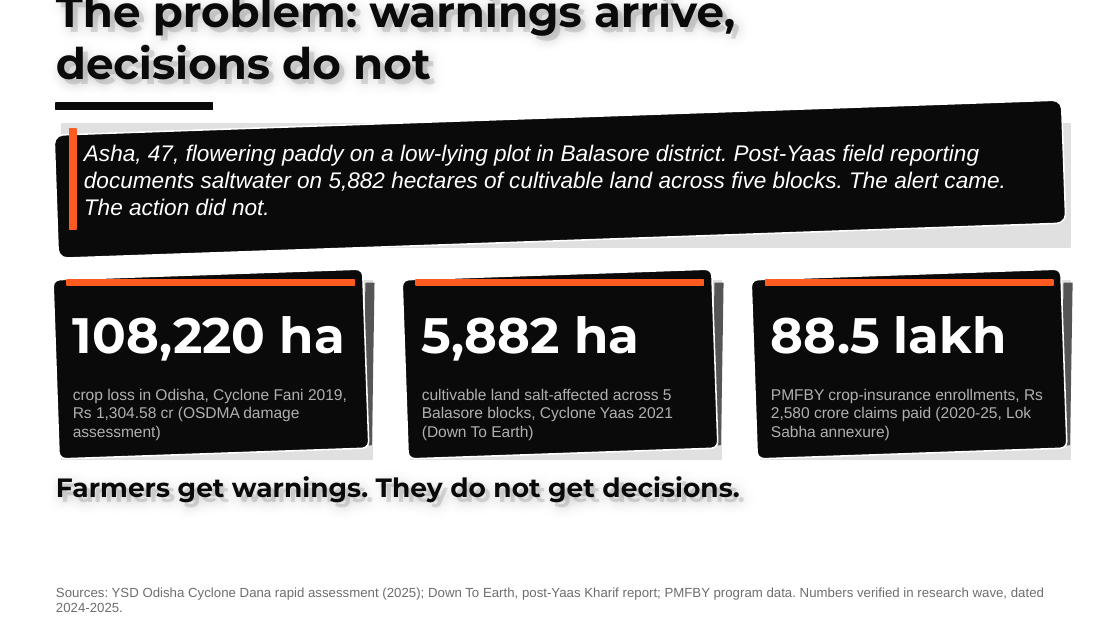
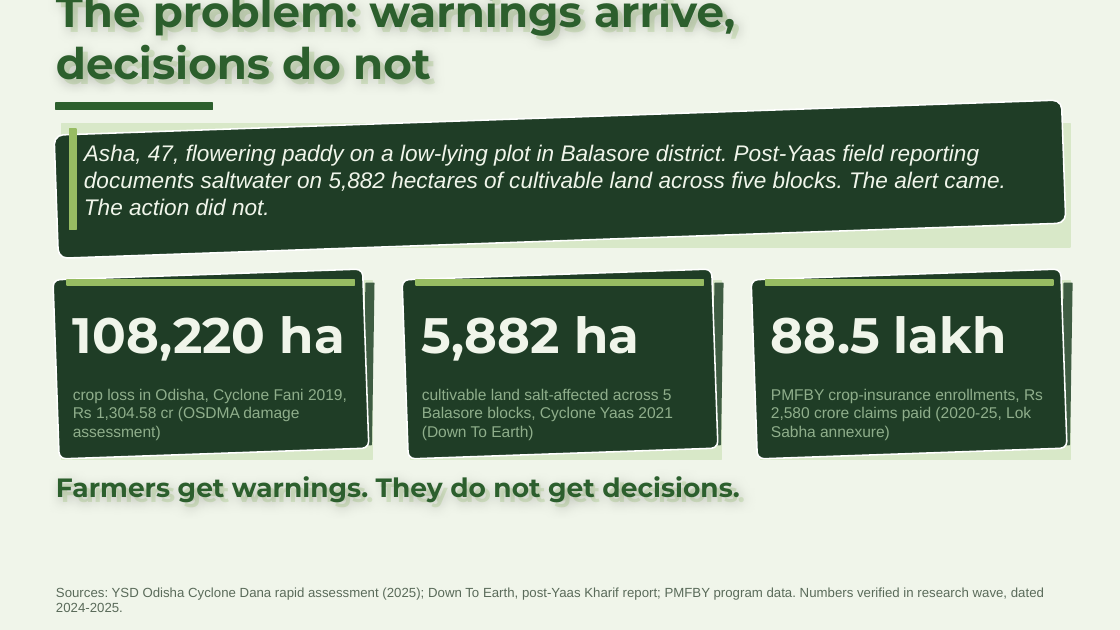
Before and after one commit to harshgounder/craft-n-code, a slide deck: slide 2 of scaffold/deck/KrishiSetu-Round0-20260816.pptx. Drawn at 1120x630 pixels with LibreOffice and Linux fonts; fonts in the diff are those of the drawing. Boxes give left, top, right and bottom in pixels: in the first picture for what was removed or moved away, otherwise in the second. Text is boxed around its words. In the diff, an @@ line names an element or a change of style, - is before the commit and + after.

```diff
--- a/scaffold/deck/KrishiSetu-Round0-20260816.pptx
+++ b/scaffold/deck/KrishiSetu-Round0-20260816.pptx
@@ background #FFFFFF to #F0F5EA @@
@@ text "The problem: warnings arrive, decisions ..." at (56,0,740,81): text colour #0A0A0A to #2C5F2D @@
@@ text "The problem: warnings arrive, decisions ..." at (61,0,735,81): text colour #E0E0E0 to #D8E8C8 @@
@@ rectangle at (56,103,213,110): fill #0A0A0A to #2C5F2D; outline #0A0A0A 1 pt to #2C5F2D 1 pt @@
@@ fill #0A0A0A to #1F3D26 in 4 elements at (54,100,1066,258), (53,269,369,459), (402,269,719,459), (751,269,1067,459) @@
@@ fill #E0E0E0 to #D8E8C8; outline #E0E0E0 1 pt to #D8E8C8 1 pt in 4 elements at (63,123,1071,246), (63,280,373,459), (411,280,721,459), (760,280,1071,459) @@
@@ fill #FF5A1F to #97BC62; outline #FF5A1F 1 pt to #97BC62 1 pt in 4 elements at (69,129,76,230), (67,280,355,284), (417,280,704,284), (765,280,1053,284) @@
@@ fill #555555 to #3E5C42; outline #555555 1 pt to #3E5C42 1 pt in 3 elements at (364,283,374,445), (712,283,722,445), (1062,283,1072,445) @@
@@ text colour #FFFFFF to #F0F5EA in 4 elements at (84,144,1005,216), (73,316,345,361), (422,316,639,361), (771,316,1007,354) @@
@@ text colour #B0B0B0 to #8FAE8B in 3 elements at (73,389,347,440), (422,389,673,440), (771,389,1043,440) @@
@@ text "Farmers get warnings. They do ..." at (56,476,745,503): text colour #0A0A0A to #2C5F2D @@
@@ text "Farmers get warnings. They do ..." at (61,476,739,503): text colour #E0E0E0 to #D8E8C8 @@
@@ text "Sources: YSD Odisha Cyclone Dana ..." at (56,587,1044,612): text colour #6E6E6E to #5A6B5A @@
```
Also in this commit, not shown: 12 other slides changed, 3 other files.
